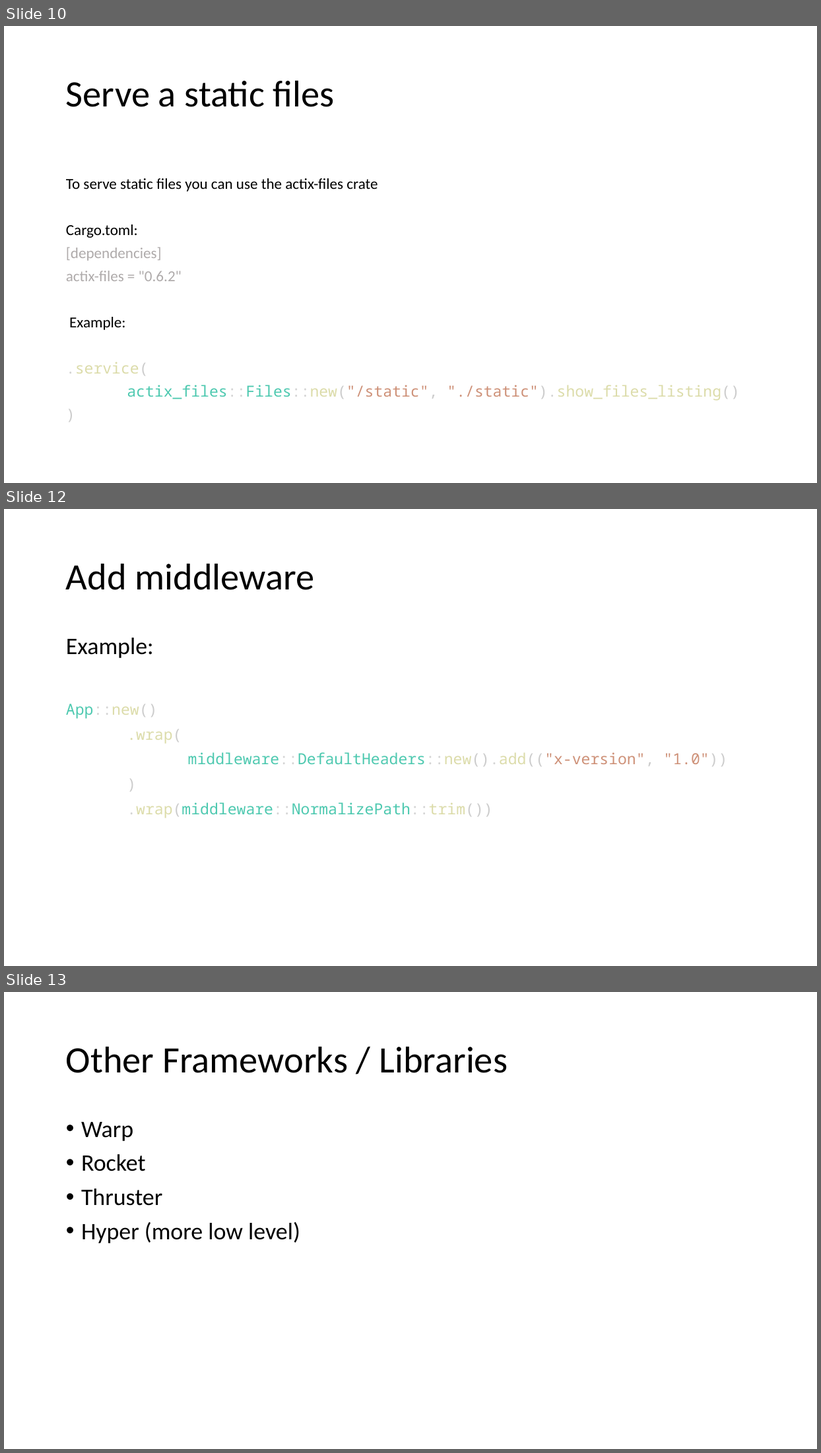
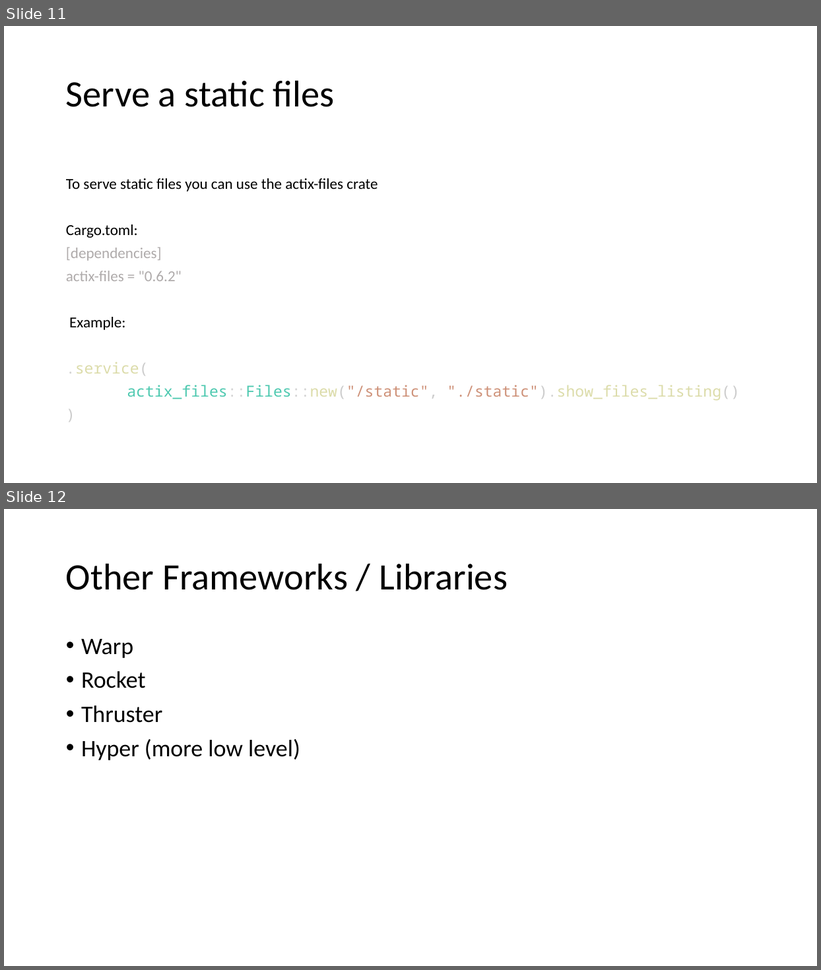
Before and after one commit to floscodes/actix_talk, a slide deck: Pres.pptx. Shown one above the other, each under a label of ours: slides 10, 12 and 13 before the commit, slides 11 and 12 after it; the slides between them are not shown. The pictures are 821x1453 and 821x970 pixels, drawn with LibreOffice and Linux fonts; fonts in the diff are those of the drawing. Boxes give left, top, right and bottom in pixels: in the first picture for what was removed or moved away, otherwise in the second. Text is boxed around its words. In the diff, an @@ line names an element or a change of style, - is before the commit and + after.

```diff
--- a/Pres.pptx
+++ b/Pres.pptx
@@ slide 12 removed at bbox=[4, 509, 817, 966], background #FFFFFF @@
@@ title removed at bbox=[66, 563, 315, 590] @@
-Add middleware
@@ text removed at bbox=[66, 638, 727, 819] @@
-Example:
-App::new()
-.wrap(
-middleware::DefaultHeaders::new().add(("x-version", "1.0"))
-)
-.wrap(middleware::NormalizePath::trim())
@@ what was slide 10 is now slide 11 @@
@@ what was slide 13 is now slide 12 @@
```
Also in this commit, not shown: 2 slides changed, 1 slide added, 1 other slide removed, 1 other file.
